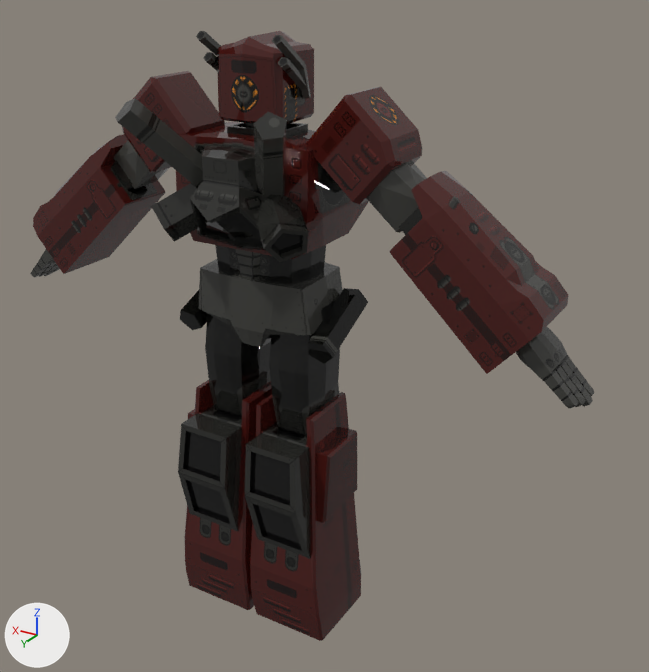
The glTF model assets/mecha.glb, before and after one commit.
The view is the same before and after, from a camera (50 mm lens) standing at (-5.77, 8.41, 8.16) and looking at (-0.81, 0.14, 4.03). Lighting does not change. The marker at lower left points along +X, +Y and +Z. Where no turn or scale is listed for an object, it has been applied to the vertices.

The first picture shows 'Head', 'chest', 'forearm.L', 'forearm.R', 'hip', 'jetpack', 'leg.L', 'leg.R', 'shoulder.L', 'shoulder.R', 'thigh.L', 'thigh.R'.
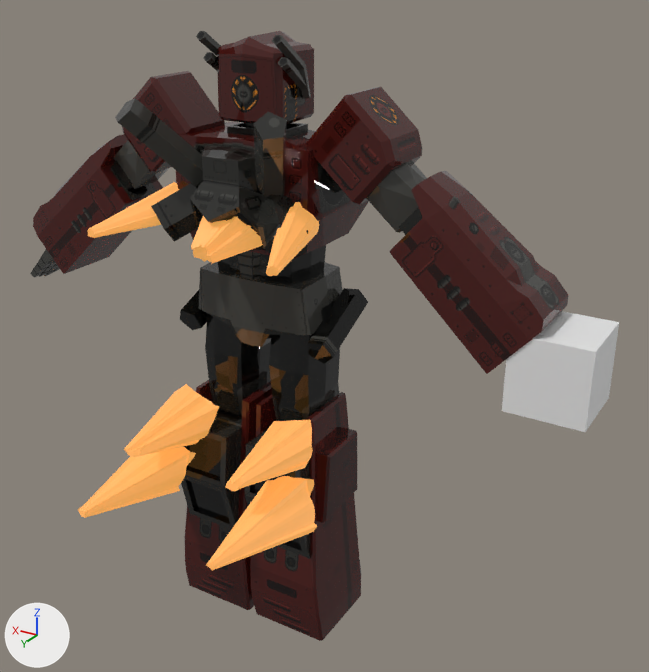
The change, as a list of edits to the scene's bpy script:
```text
Add mat_flame:
    mat_flame = principled_material('flame')
    mat_flame.base_color = (0.8, 0.276, 0.0996)  # orange #e78f59
    mat_flame.emission_color = (0.522, 0.264, 0.0553)  # orange #bf8c42
    mat_flame.emission_strength = 1.0
Add me_cylinder_011:
    me_cylinder_011.from_pydata(...)  # 64 vertices, 124 faces; spans x -1.197..-0.567, y 0.502..1.709, z 5.277..5.744
    me_cylinder_011.materials.append(mat_flame)  # orange #e78f59
Add me_cylinder_002:
    me_cylinder_002.from_pydata(...)  # 64 vertices, 124 faces; spans x 0.603..1.301, y 0.474..1.649, z 5.277..5.744
    me_cylinder_002.materials.append(mat_flame)  # orange #e78f59
Add me_cylinder_010:
    me_cylinder_010.from_pydata(...)  # 64 vertices, 124 faces; spans x -1.31..-0.56, y 0.89..2.55, z 1.89..2.64
    me_cylinder_010.materials.append(mat_flame)  # orange #e78f59
Add me_cylinder_009:
    me_cylinder_009.from_pydata(...)  # 64 vertices, 124 faces; spans x -1.083..-0.388, y 0.64..1.951, z 2.611..3.204
    me_cylinder_009.materials.append(mat_flame)  # orange #e78f59
Add me_cylinder_006:
    me_cylinder_006.from_pydata(...)  # 64 vertices, 124 faces; spans x 0.59..1.31, y 0.89..2.55, z 1.91..2.65
    me_cylinder_006.materials.append(mat_flame)  # orange #e78f59
Add me_cylinder_005:
    me_cylinder_005.from_pydata(...)  # 64 vertices, 124 faces; spans x 0.375..1.083, y 0.64..1.951, z 2.59..3.185
    me_cylinder_005.materials.append(mat_flame)  # orange #e78f59
Add me_plane:
    me_plane.from_pydata(...)  # 135 vertices, 266 faces; spans x -0.552..0.52, y 0.375..1.412, z 5.128..5.795
    me_plane.materials.append(mat_flame)  # orange #e78f59
Add me_cube:
    me_cube.from_pydata(...)  # a box spanning x -3.997..-3.142, y -0.331..0.525, z 3.851..4.707
Add ob_cylinder_001:
    ob_cylinder_001 = bpy.data.objects.new('Cylinder.001', me_cylinder_011)
    ob_cylinder_001.location = (0.0, 0.0, 0.0)
Add ob_cylinder:
    ob_cylinder = bpy.data.objects.new('Cylinder', me_cylinder_002)
    ob_cylinder.location = (0.0, 0.0, 0.0)
Add ob_lowerlegjetl_001:
    ob_lowerlegjetl_001 = bpy.data.objects.new('lowerlegjetL.001', me_cylinder_010)
    ob_lowerlegjetl_001.location = (0.0, 0.0, 0.0)
Add ob_legjetl_001:
    ob_legjetl_001 = bpy.data.objects.new('legjetL.001', me_cylinder_009)
    ob_legjetl_001.location = (0.0, 0.0, 0.0)
Add ob_lowerlegjetl:
    ob_lowerlegjetl = bpy.data.objects.new('lowerlegjetL', me_cylinder_006)
    ob_lowerlegjetl.location = (0.0, 0.0, 0.0)
Add ob_legjetl:
    ob_legjetl = bpy.data.objects.new('legjetL', me_cylinder_005)
    ob_legjetl.location = (0.0, 0.0, 0.0)
Add ob_plane:
    ob_plane = bpy.data.objects.new('Plane', me_plane)
    ob_plane.location = (0.0, 0.0, 0.0)
Add ob_hand_r_hit:
    ob_hand_r_hit = bpy.data.objects.new('Hand.R.Hit', me_cube)
    ob_hand_r_hit.location = (0.0, 0.0, 0.0)
```

Where the change shows, as pixel boxes [x1, y1, x2, y2] in the pictures (649 x 672 px):
'Hand.R.Hit', added: after [502, 311, 619, 432]
'lowerlegjetL.001', added (orange): after [206, 476, 317, 571]
'lowerlegjetL', added (orange): after [78, 447, 196, 518]
'legjetL', added (orange): after [124, 384, 219, 457]
'legjetL.001', added (orange): after [225, 420, 313, 491]
'Plane', added (orange): after [191, 216, 263, 264]
'Cylinder.001', added (orange): after [266, 202, 319, 276]
'Cylinder', added (orange): after [87, 182, 179, 238]
'hand.R', unchanged, covered by the edit: before [516, 327, 594, 408]
